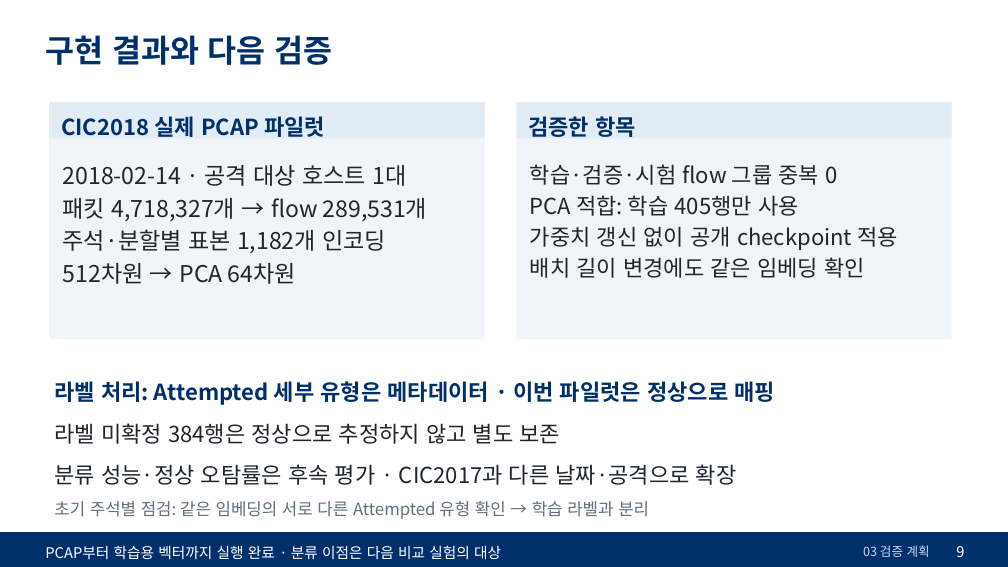
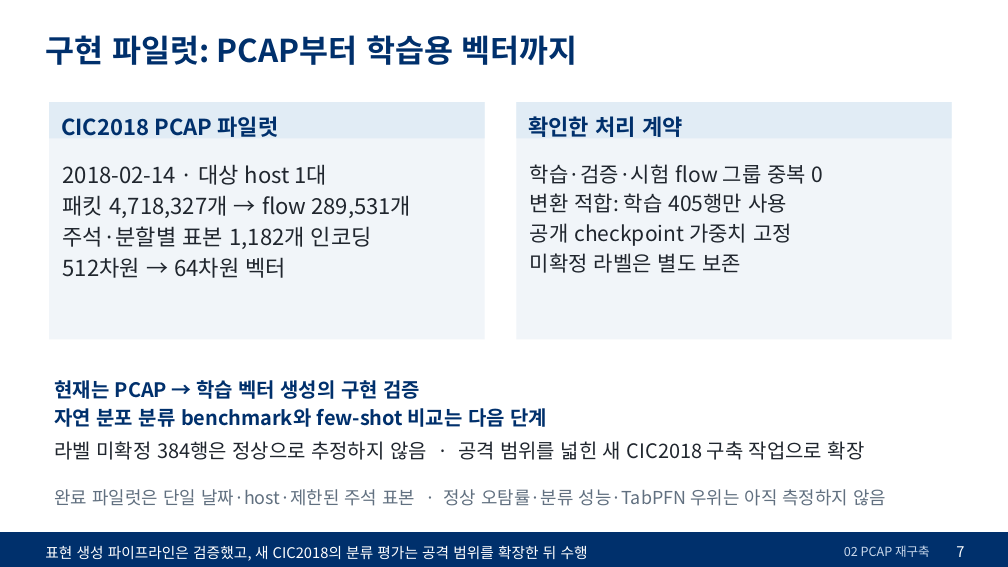
Before and after one commit to westpark9/imbal_cic, a slide deck: slide 7 of docs/slides/kor/20261029_PCAP_연구방향.pptx (slide 9 before the commit). Drawn at 1008x567 pixels with LibreOffice and Linux fonts; fonts in the diff are those of the drawing. Boxes give left, top, right and bottom in pixels: in the first picture for what was removed or moved away, otherwise in the second. Text is boxed around its words. In the diff, an @@ line names an element or a change of style, - is before the commit and + after.

Commit message:
revise PCAP data quality slides

```diff
--- a/docs/slides/kor/20261029_PCAP_연구방향.pptx
+++ b/docs/slides/kor/20261029_PCAP_연구방향.pptx
@@ text at bbox=[45, 35, 578, 65]: text changed @@
-구현 결과와 다음 검증
+구현 파일럿: PCAP부터 학습용 벡터까지
@@ text at bbox=[61, 116, 278, 137]: text changed @@
-CIC2018 실제 PCAP 파일럿
+CIC2018 PCAP 파일럿
@@ text at bbox=[528, 116, 683, 137]: text changed @@
-검증한 항목
+확인한 처리 계약
@@ text at bbox=[63, 164, 328, 185]: text changed; size 22 to 21 pt @@
-2018-02-14 · 공격 대상 호스트 1대
+2018-02-14 · 대상 host 1대
@@ text at bbox=[530, 164, 824, 184]: size 21 to 20 pt in "학습·검증·시험 flow 그룹 중복 0" @@
@@ text at bbox=[63, 195, 411, 249]: size 22 to 21 pt in "패킷 4,718,327개 → flow 289,531개", "주석·분할별 표본 1,182개 인코딩" @@
@@ text at bbox=[530, 193, 792, 273]: text changed; size 21 to 20 pt @@
-PCA 적합: 학습 405행만 사용
-가중치 갱신 없이 공개 checkpoint 적용
-배치 길이 변경에도 같은 임베딩 확인
+변환 적합: 학습 405행만 사용
+공개 checkpoint 가중치 고정
+미확정 라벨은 별도 보존
@@ text at bbox=[63, 257, 287, 278]: text changed; size 22 to 21 pt @@
-512차원 → PCA 64차원
+512차원 → 64차원 벡터
@@ text at bbox=[54, 380, 547, 427]: text changed; size 21 to 19 pt @@
-라벨 처리: Attempted 세부 유형은 메타데이터 · 이번 파일럿은 정상으로 매핑
+현재는 PCAP → 학습 벡터 생성의 구현 검증
+자연 분포 분류 benchmark와 few-shot 비교는 다음 단계
@@ text at bbox=[54, 441, 865, 460]: text changed; size 21 to 19 pt @@
-라벨 미확정 384행은 정상으로 추정하지 않고 별도 보존
+라벨 미확정 384행은 정상으로 추정하지 않음 · 공격 범위를 넓힌 새 CIC2018 구축 작업으로 확장
@@ text at bbox=[54, 489, 886, 506]: text changed; size 21 to 17 pt; text colour #20262E to #617080 @@
-분류 성능·정상 오탐률은 후속 평가 · CIC2017과 다른 날짜·공격으로 확장
+완료 파일럿은 단일 날짜·host·제한된 주석 표본 · 정상 오탐률·분류 성능·TabPFN 우위는 아직 측정하지 않음
@@ text removed at bbox=[54, 501, 649, 519] @@
-초기 주석별 점검: 같은 임베딩의 서로 다른 Attempted 유형 확인 → 학습 라벨과 분리
@@ text at bbox=[45, 545, 588, 561]: text changed @@
-PCAP부터 학습용 벡터까지 실행 완료 · 분류 이점은 다음 비교 실험의 대상
+표현 생성 파이프라인은 검증했고, 새 CIC2018의 분류 평가는 공격 범위를 확장한 뒤 수행
@@ text at bbox=[844, 545, 930, 557]: text changed @@
-03 검증 계획
+02 PCAP 재구축
@@ text at bbox=[956, 546, 964, 557]: text changed @@
-9
+7
```
Also in this commit, not shown: 2 other slides changed, 5 slides added, 8 slides removed, 23 other files.
